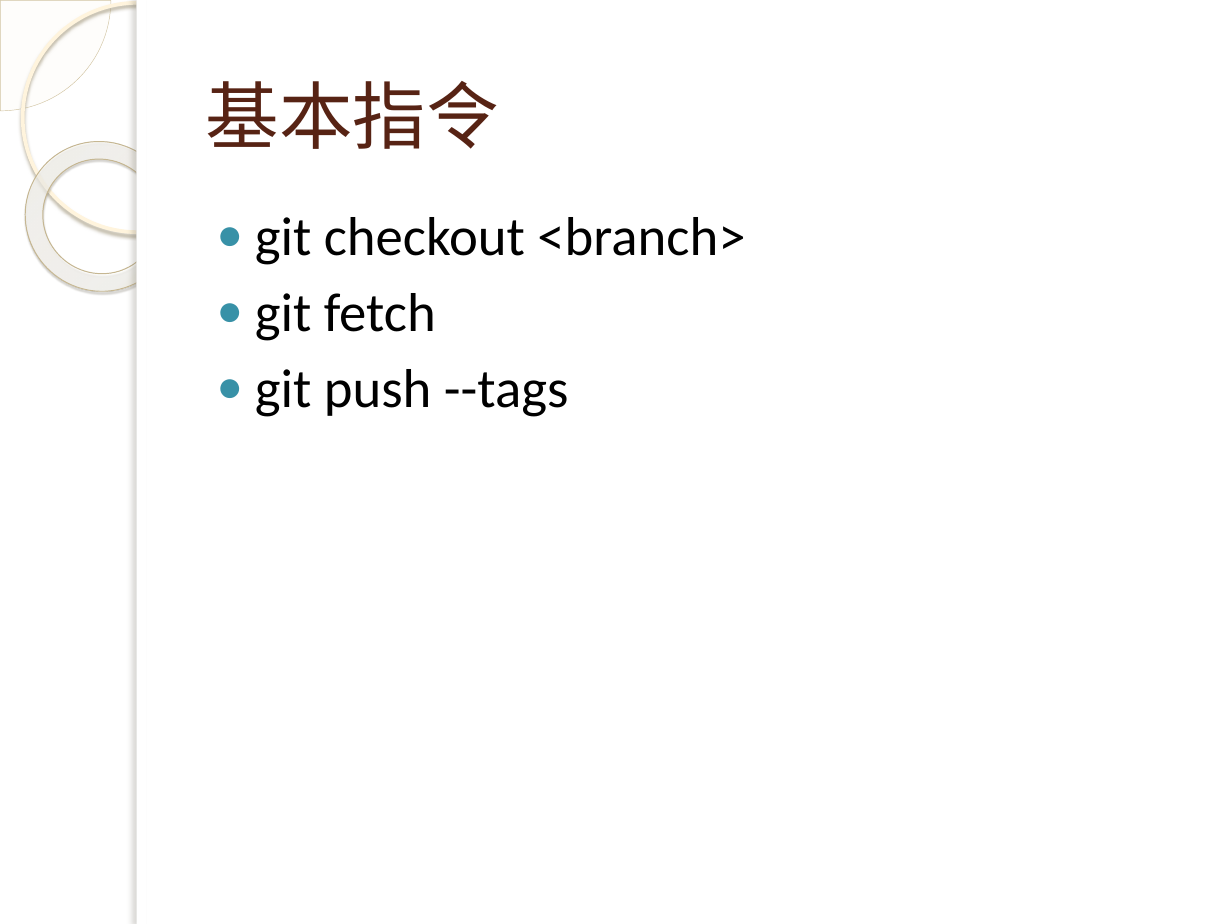
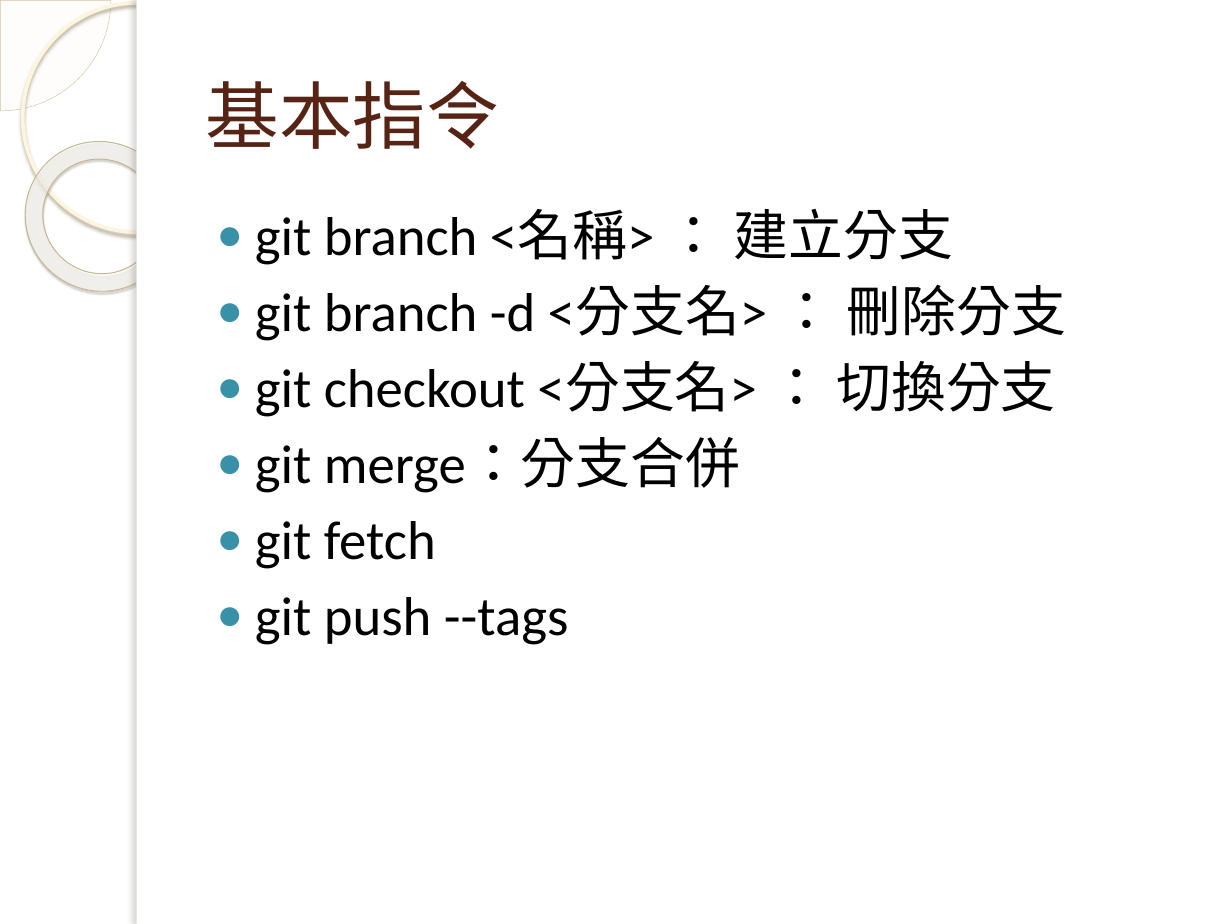
Before and after one commit to DANIEL696893/tutorial, a slide deck: slide 6 of Git基本語法教學 - 複製.pptx. Drawn at 1232x924 pixels with LibreOffice and Linux fonts; fonts in the diff are those of the drawing; background and template pictures are left out. Boxes give left, top, right and bottom in pixels: in the first picture for what was removed or moved away, otherwise in the second. Text is boxed around its words. In the diff, an @@ line names an element or a change of style, - is before the commit and + after.

Commit message:
Git基本語法教學 - 複製.pptx content modify 20211006 pm 11:26

```diff
--- a/Git基本語法教學 - 複製.pptx
+++ b/Git基本語法教學 - 複製.pptx
@@ text at bbox=[255, 209, 1066, 493]: text changed @@
-● git checkout <branch>
+● git branch <名稱> ： 建立分支
+● git branch -d <分支名> ： 刪除分支
+● git checkout <分支名> ： 切換分支
+● git merge：分支合併
```
Also in this commit, not shown: 1 other slide changed, 1 slide added.
